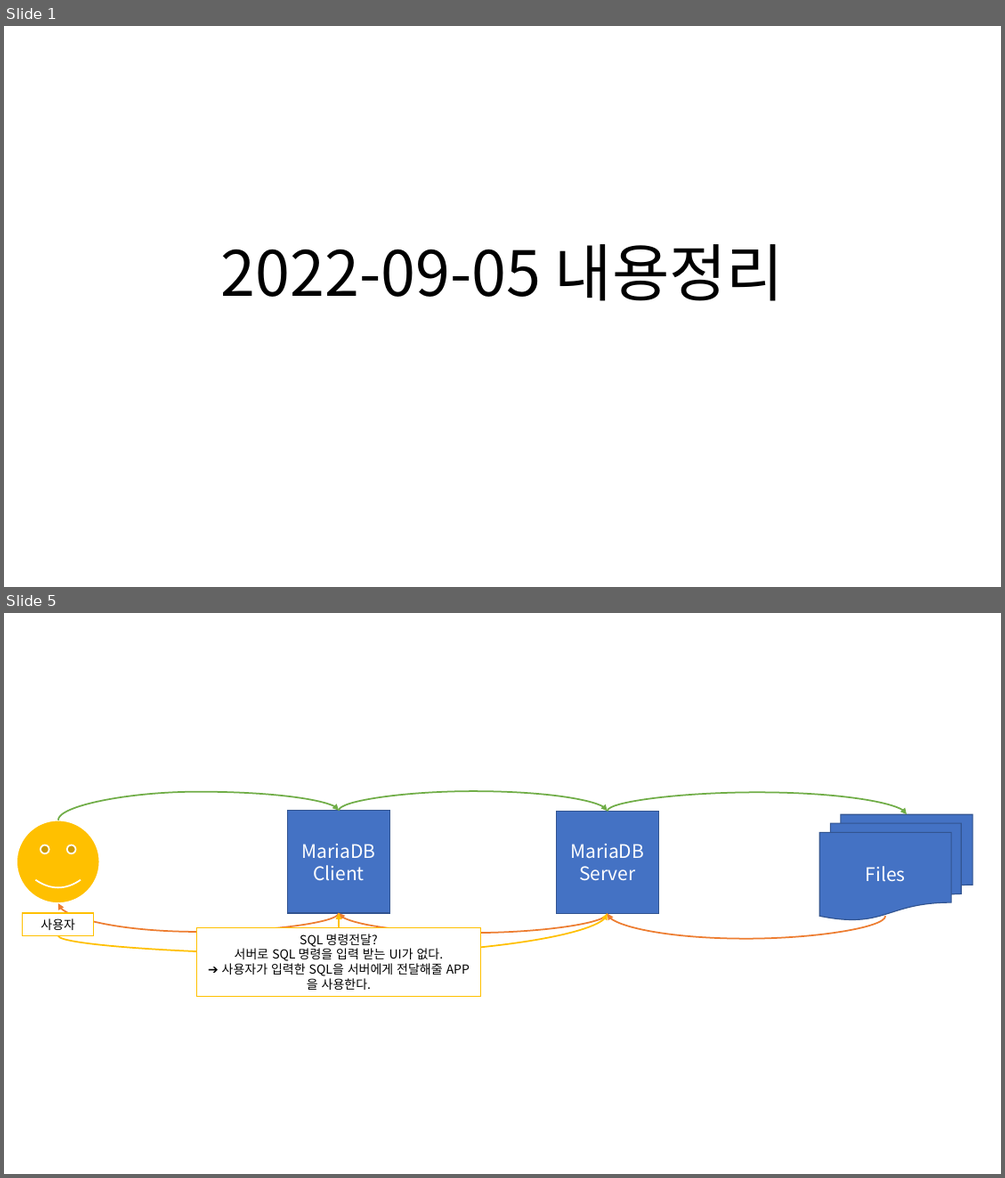
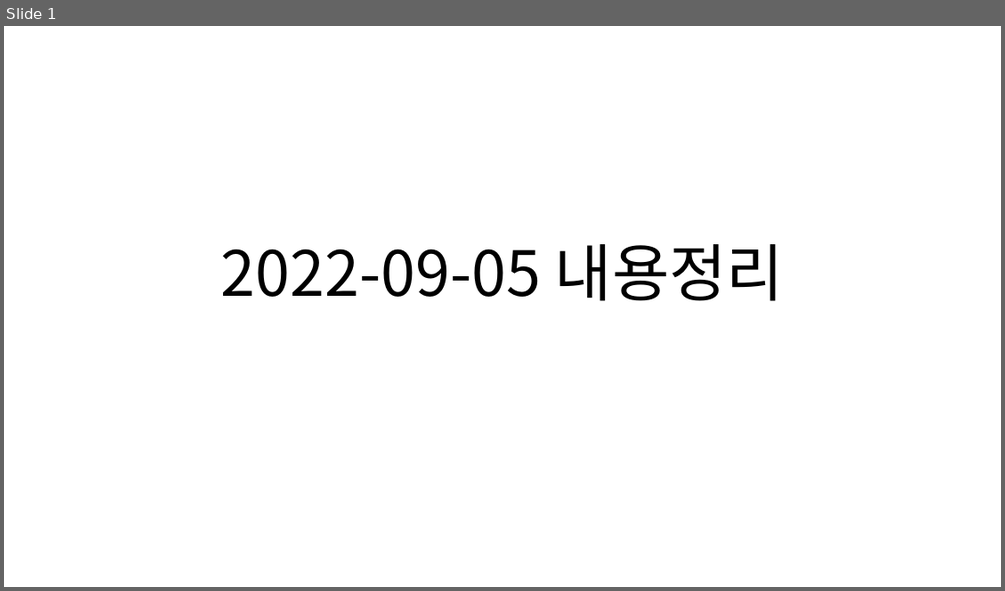
Before and after one commit to Dingadung/2022-study-workspace, a slide deck: study-note/데이터베이스/2022-09-05 내용정리.pptx. Shown one above the other, each under a label of ours: slides 1 and 5 before the commit, slide 1 after it; the slides between them are not shown. The pictures are 1005x1178 and 1005x591 pixels, drawn with LibreOffice and Linux fonts; fonts in the diff are those of the drawing. Boxes give left, top, right and bottom in pixels: in the first picture for what was removed or moved away, otherwise in the second. Text is boxed around its words. In the diff, an @@ line names an element or a change of style, - is before the commit and + after.

```diff
--- a/study-note/데이터베이스/2022-09-05 내용정리.pptx
+++ b/study-note/데이터베이스/2022-09-05 내용정리.pptx
@@ slide 5 removed at (x1=4, y1=613, x2=1001, y2=1174), background #FFFFFF @@
@@ curved arrow removed from (57, 820) to (339, 811) @@
@@ curved arrow removed from (339, 811) to (607, 811) @@
@@ curved arrow removed from (607, 811) to (906, 814) @@
@@ smiley face removed at (x1=16, y1=820, x2=100, y2=903) @@
@@ rectangle removed at (x1=287, y1=811, x2=390, y2=913) @@
-MariaDB
-Client
@@ rectangle removed at (x1=556, y1=811, x2=658, y2=914) @@
-MariaDB
-Server
@@ flow chart multidocument removed at (x1=820, y1=814, x2=973, y2=919) @@
-Files
@@ curved arrow removed from (339, 913) to (57, 903) @@
@@ rectangle removed at (x1=23, y1=913, x2=95, y2=935) @@
-사용자
@@ curved arrow removed from (57, 935) to (607, 914) @@
@@ rectangle removed at (x1=197, y1=928, x2=480, y2=996) @@
-SQL 명령전달?
-서버로 SQL 명령을 입력 받는 UI가 없다.
-➔ 사용자가 입력한 SQL을 서버에게 전달해줄 APP을 사용한다.
@@ curved arrow removed from (607, 914) to (339, 913) @@
@@ arrow removed from (339, 928) to (339, 913) @@
@@ curved arrow removed from (886, 916) to (607, 914) @@
```
Also in this commit, not shown: 21 other slides removed, 4 other files.
